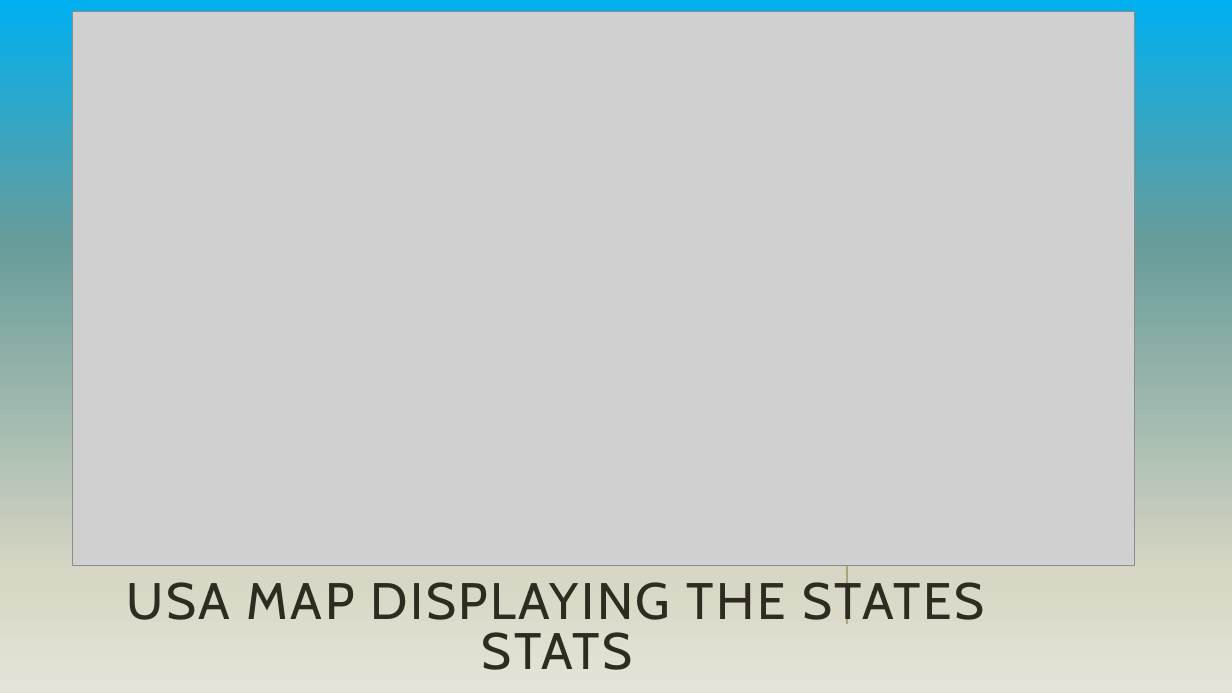
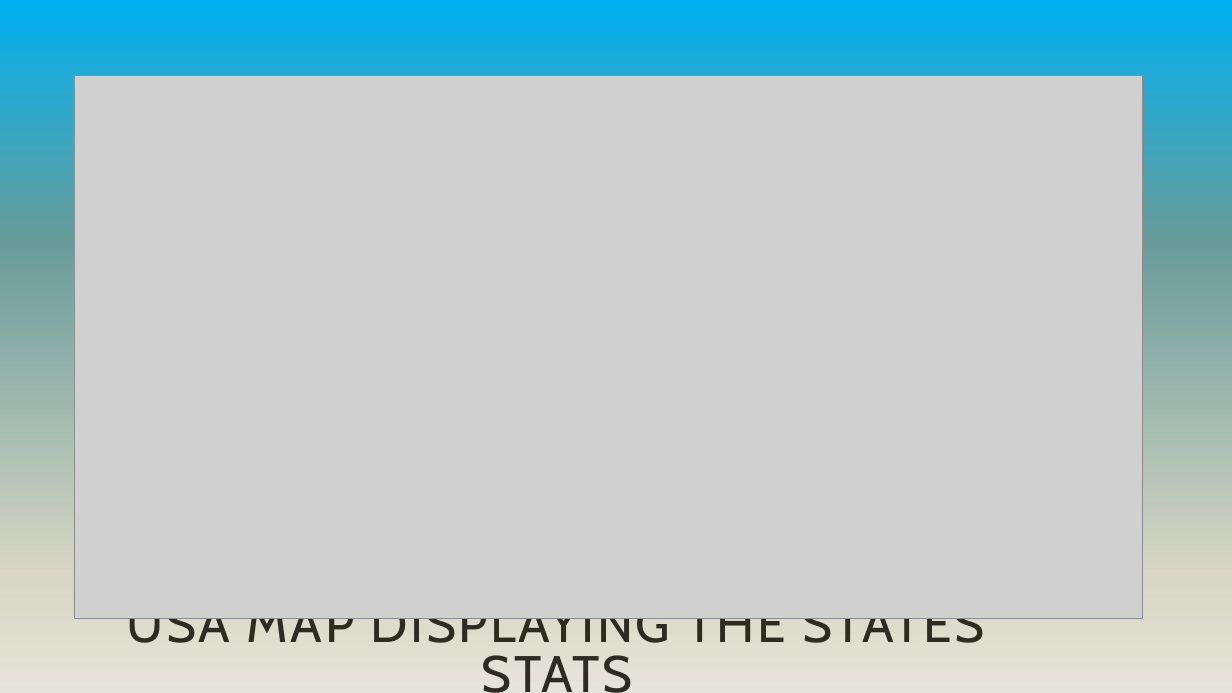
Before and after one commit to GHvvpandu/CourseraCapstoneProject, a slide deck: slide 5 of Coursera_Capstone_Presentataion.pptx. Drawn at 1232x693 pixels with LibreOffice and Linux fonts; fonts in the diff are those of the drawing; grey boxes stand for pictures. Boxes give left, top, right and bottom in pixels: in the first picture for what was removed or moved away, otherwise in the second. Text is boxed around its words. In the diff, an @@ line names an element or a change of style, - is before the commit and + after.

```diff
--- a/Coursera_Capstone_Presentataion.pptx
+++ b/Coursera_Capstone_Presentataion.pptx
@@ picture: place and size @@
-picture at <box>72,11,1135,566</box>
+picture at <box>74,76,1143,619</box>
@@ title "USA MAP DISPLAYING THE STATES ..." rewrapped from <box>126,576,984,670</box> to <box>126,618,984,693</box> @@
```
Also in this commit, not shown: 6 other slides changed, 2 slides added, 2 slides removed.
